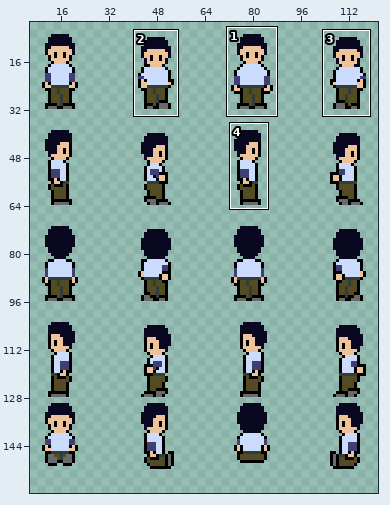
A sprite sheet gets an edit: images/characters/people/Brother.png. The picture above shows the old version from afar; the outline marks the close-up.
Close-up. Before the commit:
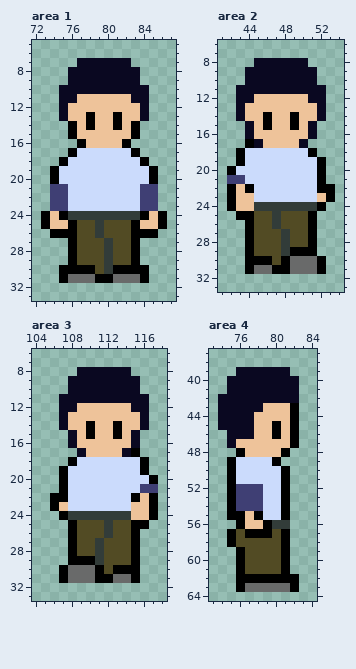
The file is 128x160 pixels. Shown: area 1: x 72..87, y 5..33; area 2: x 41..54, y 6..33; area 3: x 104..118, y 6..33; area 4: x 73..84, y 37..64. The wide view leaves out empty margins. The commit also changed other parts of the picture, which this record leaves out.
The same view after the edit:
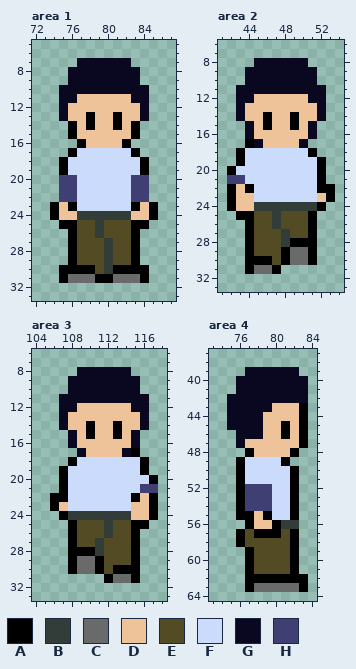
Palette (. is transparent): A #000000  B #323c39  C #696a6a  D #eec39a  E #524b24  F #cbdbfc  G #0a0821  H #3f3f74
Diff:
--- area 1
@@ x 72..87 @@
 18 ...AFFFFFFFFA...
-19 ..AFFFFFFFFFFA..
-20 ..AFFFFFFFFFFA..
-21 ..HHFFFFFFFFHH..
-22 ..HHFFFFFFFFHH..
-23 ..HHFFFFFFFFHH..
-24 .ADABBBBBBBBADA.
-25 .ADDAEEBEEEADDA.
-26 ..AAAEEBEEEAAA..
+19 ...AFFFFFFFFA...
+20 ...HHFFFFFFHH...
+21 ...HHFFFFFFHH...
+22 ...HHFFFFFFHH...
+23 ..ADAFFFFFFADA..
+24 ..ADDBBBBBBDDA..
+25 ...AAEEBEEEAA...
+26 ....AEEBEEEA....
 27 ....AEEEBEEA....
--- area 2
@@ x 46..54 @@
 27 EEBEEA...
-28 EEBEEA...
-29 EEBAAA...
-30 AEACCCA..
-31 CAACCCA..
+28 EEBAAA...
+29 EEACCA...
+30 AEACCA...
+31 CA.......
 32 .........
--- area 3
@@ x 105..113 @@
 27 ...AEEBEE
-28 ...AEEBEE
-29 ...AAABEE
-30 ..ACCCAEA
-31 ..ACCCAAC
+28 ...AAABEE
+29 ...ACCAEE
+30 ...ACCAEA
+31 .......AC
 32 .........
--- area 4
@@ x 73..84 @@
 38 ............
-39 ...GGGGGG...
-40 ..GGGGGGGG..
-41 ..GGGGGGGG..
-42 .GGGGGGGGG..
-43 .GGGGGDDDA..
-44 .GGGGDDDDA..
-45 .GGGGDDADA..
-46 ..GGGDDADA..
-47 ..GDDDDDDA..
-48 ...ADDDDA...
-49 ..AFFFFA....
-50 ..AFFFFFA...
-51 ..AFFFFFA...
-52 ..AHHHFFA...
-53 ..AHHHFFA...
-54 ..AHHHFFA...
-55 ..AADAFFA...
-56 ...ADDABB...
-57 ..AEAAAEA...
-58 ..AEEEEEA...
-59 ...AEEEEA...
-60 ...AEEEEA...
-61 ...AEEEEA...
-62 ...AAAAAAA..
-63 ...ACCCCCA..
+39 ....GGGGGG..
+40 ...GGGGGGGG.
+41 ...GGGGGGGG.
+42 ..GGGGGGGGG.
+43 ..GGGGGDDDA.
+44 ..GGGGDDDDA.
+45 ..GGGGDDADA.
+46 ...GGGDDADA.
+47 ...GDDDDDDA.
+48 ....ADDDDA..
+49 ...AFFFFA...
+50 ...AFFFFFA..
+51 ...AFFFFFA..
+52 ...AHHHFFA..
+53 ...AHHHFFA..
+54 ...AHHHFFA..
+55 ...AADAFFA..
+56 ....ADDABB..
+57 ...AEAAAEA..
+58 ...AEEEEEA..
+59 ....AEEEEA..
+60 ....AEEEEA..
+61 ....AEEEEA..
+62 ....AAAAAAA.
+63 ....ACCCCCA.
 64 ............
